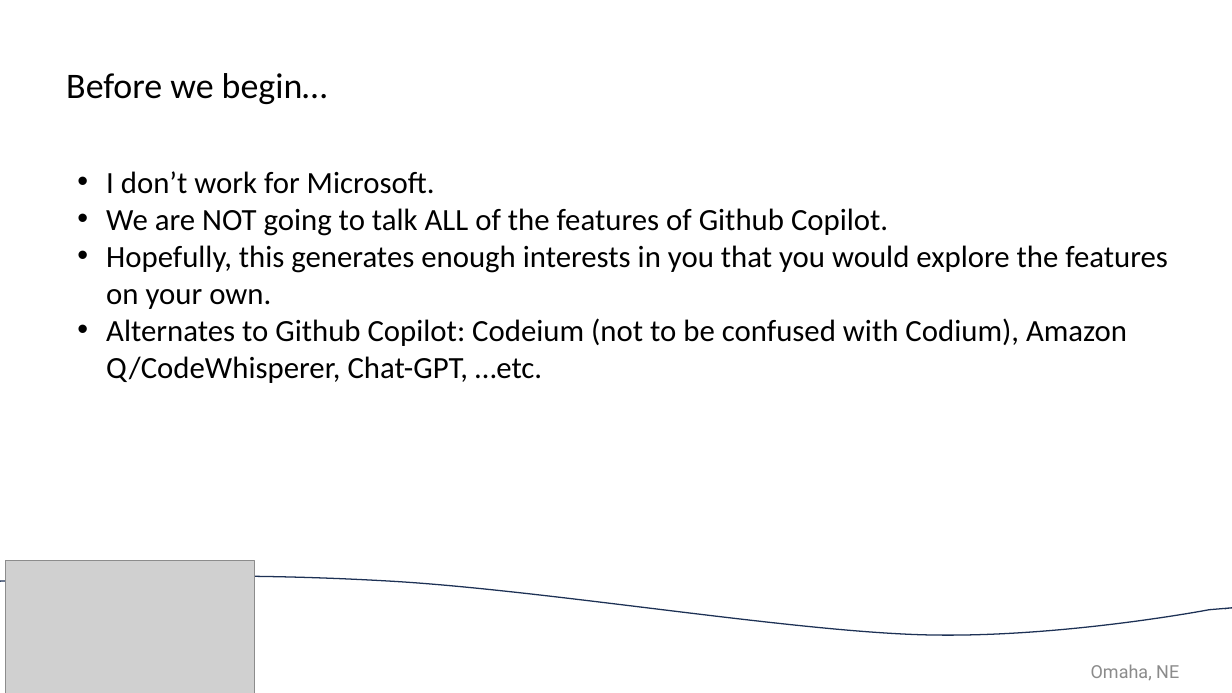
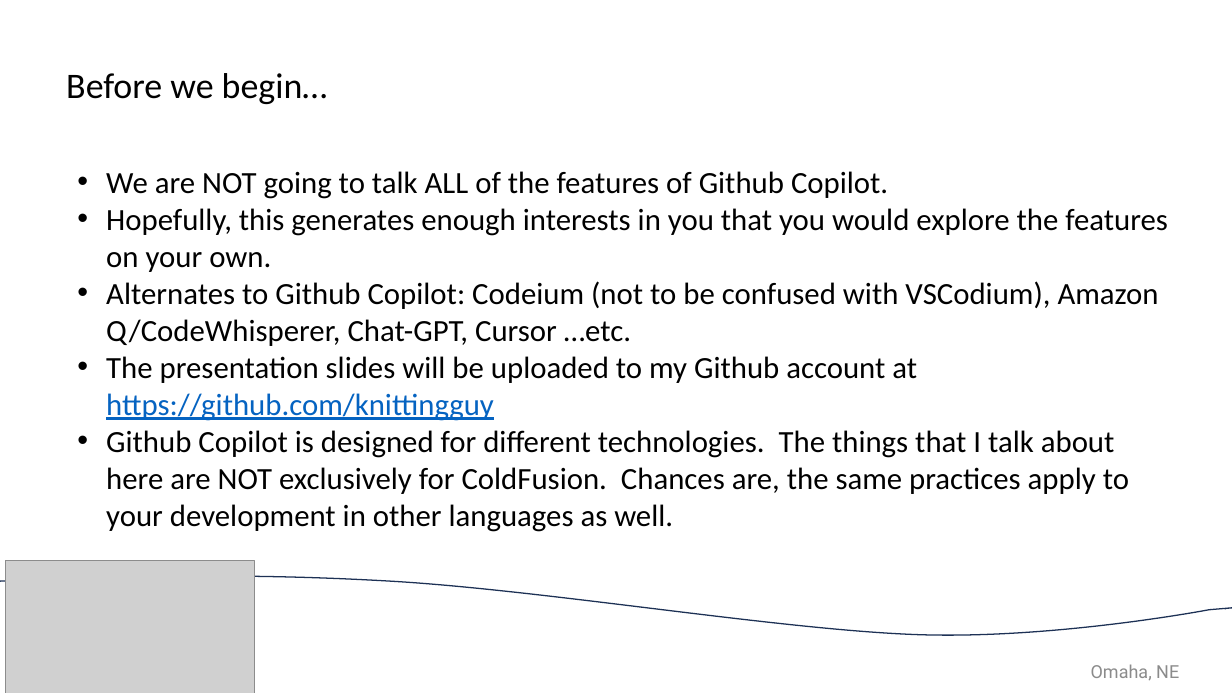
Before and after one commit to knittingguy/copilot_demo, a slide deck: slide 3 of CFWT 23 brand_deck (1) updated.pptx. Drawn at 1232x693 pixels with LibreOffice and Linux fonts; fonts in the diff are those of the drawing; grey boxes stand for pictures; background and template pictures are left out. Boxes give left, top, right and bottom in pixels: in the first picture for what was removed or moved away, otherwise in the second. Text is boxed around its words. In the diff, an @@ line names an element or a change of style, - is before the commit and + after.

```diff
--- a/CFWT 23 brand_deck (1) updated.pptx
+++ b/CFWT 23 brand_deck (1) updated.pptx
@@ text at [106, 171, 435, 194]: paragraph removed @@
-• I don’t work for Microsoft.
@@ text at [106, 281, 1159, 532]: text changed @@
-• Alternates to Github Copilot: Codeium (not to be confused with Codium), Amazon Q/CodeWhisperer, Chat-GPT, …etc.
+• Alternates to Github Copilot: Codeium (not to be confused with VSCodium), Amazon Q/CodeWhisperer, Chat-GPT, Cursor …etc.
+• The presentation slides will be uploaded to my Github account at https://github.com/knittingguy
+• Github Copilot is designed for different technologies. The things that I talk about here are NOT exclusively for ColdFusion. Chances are, the same practices apply to your development in other languages as well.
```
Also in this commit, not shown: 2 other slides changed, 2 slides added, 1 slide removed, 15 other files.
